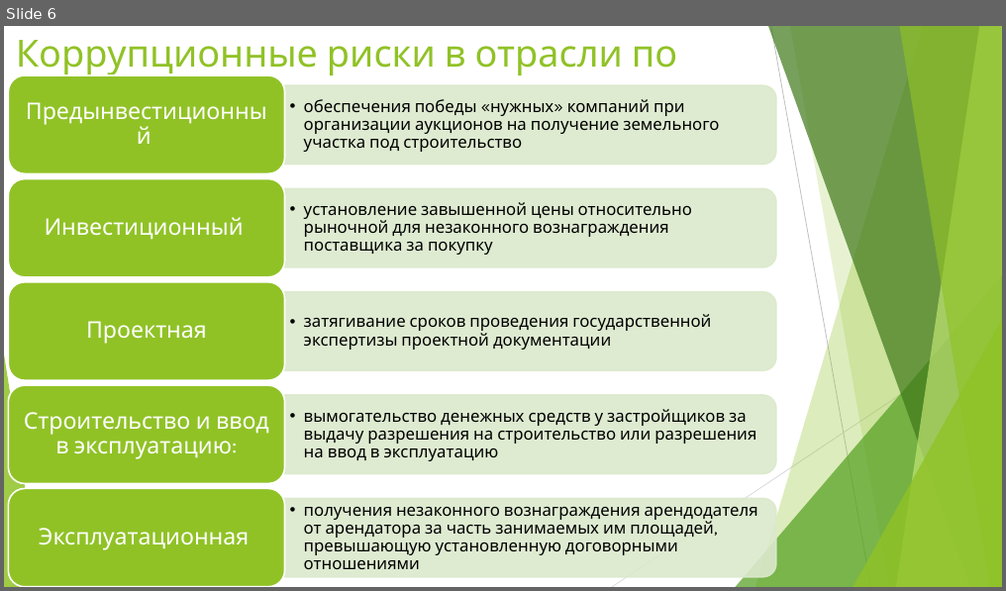
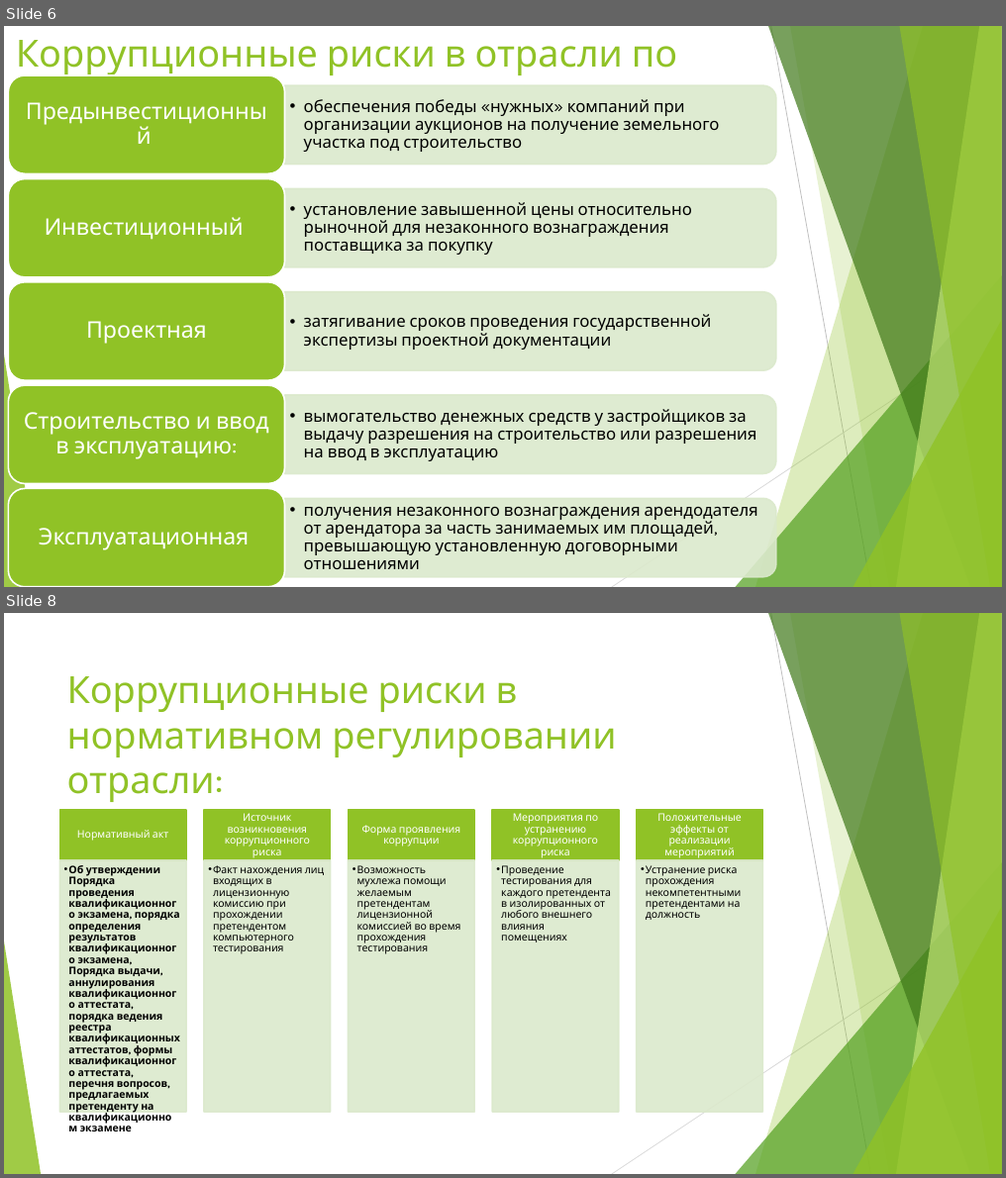
Before and after one commit to TupleTurtle/REU, a slide deck: Лукьянов.pptx. Shown one above the other, each under a label of ours: slide 6 before the commit, slides 6 and 8 after it; the slides between them are not shown. The pictures are 1006x591 and 1006x1178 pixels, drawn with LibreOffice and Linux fonts; fonts in the diff are those of the drawing. Boxes give left, top, right and bottom in pixels: in the first picture for what was removed or moved away, otherwise in the second. Text is boxed around its words. In the diff, an @@ line names an element or a change of style, - is before the commit and + after.

```diff
--- a/Лукьянов.pptx
+++ b/Лукьянов.pptx
@@ slide 8 added at <box>4,613,1002,1174</box>, background #FFFFFF; not listed: 10 template elements that a slide beside it also shows @@
@@ title added at <box>67,676,616,802</box>, 36 pt, text #90C226 @@
+Коррупционные риски в нормативном регулировании отрасли:
@@ group added at <box>60,810,763,1113</box>: 10 rectangles, 10 texts @@
+Нормативный акт
+  • Об утверждении Порядка проведения квалификационного экзамена, порядка определения результатов квалификационного экзамена, Порядка выдачи, аннулирования квалификационного аттестата, порядка ведения реестра квалификационных аттестатов, формы квалификационного аттестата, перечня вопросов, предлагаемых претенденту на квалификационном экзамене
+Источник возникновения коррупционного риска
+  • Факт нахождения лиц входящих в лицензионную комиссию при прохождении претендентом компьютерного тестирования
+Форма проявления коррупции
+  • Возможность мухлежа помощи желаемым претендентам лицензионной комиссией во время прохождения тестирования
+Мероприятия по устранению коррупционного риска
+  • Проведение тестирования для каждого претендента в изолированных от любого внешнего влияния помещениях
+Положительные эффекты от реализации мероприятий
+  • Устранение риска прохождения некомпетентными претендентами на должность
```
Also in this commit, not shown: 1 slide changed, 1 other slide added.
